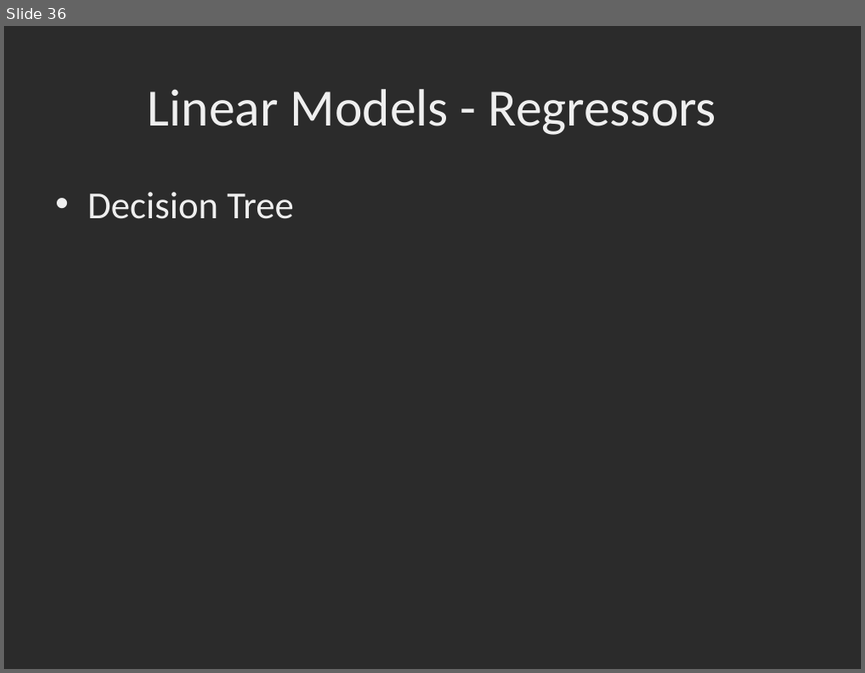
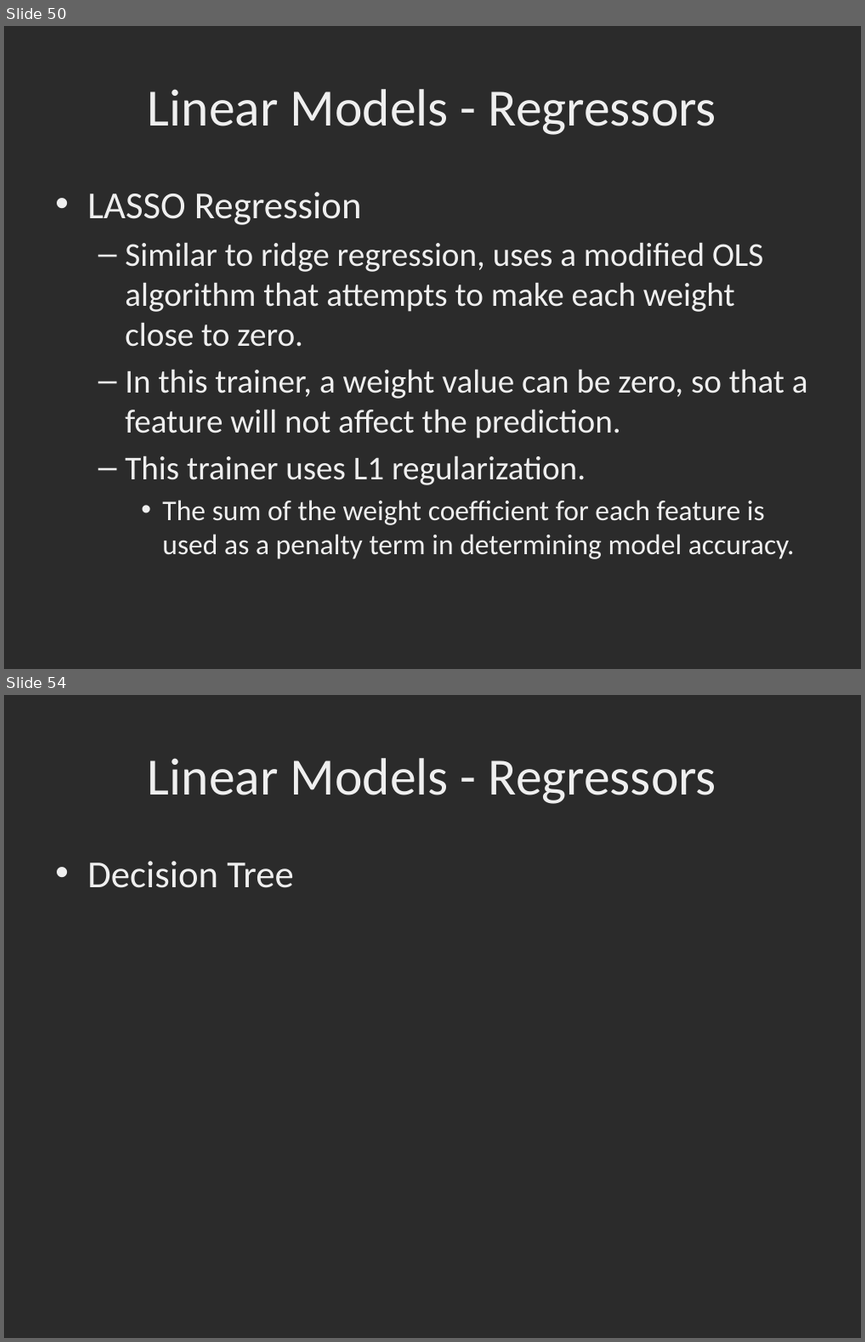
Before and after one commit to dbowmans46/PracticalProgramming, a slide deck: Session 7 - Python/Instructional Material/Session 7 - Python Brief Intro to Machine Learning with Scikit Learn.pptx. Shown one above the other, each under a label of ours: slide 36 before the commit, slides 50 and 54 after it; the slides between them are not shown. The pictures are 865x673 and 865x1342 pixels, drawn with LibreOffice and Linux fonts; fonts in the diff are those of the drawing; background and template pictures are left out; a plain dark background stands for a picture behind light text. Boxes give left, top, right and bottom in pixels: in the first picture for what was removed or moved away, otherwise in the second. Text is boxed around its words. In the diff, an @@ line names an element or a change of style, - is before the commit and + after.

Commit message:
Added slides for linear regressor, ridge, and lasso.  Added more classifiers to go over.

```diff
--- a/Session 7 - Python/Instructional Material/Session 7 - Python Brief Intro to Machine Learning with Scikit Learn.pptx
+++ b/Session 7 - Python/Instructional Material/Session 7 - Python Brief Intro to Machine Learning with Scikit Learn.pptx
@@ slide 50 added at [4,26,861,669], background picture (left out) @@
@@ title added at [148,89,716,135], 44 pt, text #EFEFEF @@
+Linear Models - Regressors
@@ text added at [87,192,808,559], 28 pt, text #EFEFEF @@
+• LASSO Regression
+  – Similar to ridge regression, uses a modified OLS algorithm that attempts to make each weight close to zero.
+  – In this trainer, a weight value can be zero, so that a feature will not affect the prediction.
+  – This trainer uses L1 regularization.
+    • The sum of the weight coefficient for each feature is used as a penalty term in determining model accuracy.
@@ what was slide 36 is now slide 54 @@
```
Also in this commit, not shown: 6 slides changed, 17 other slides added.
